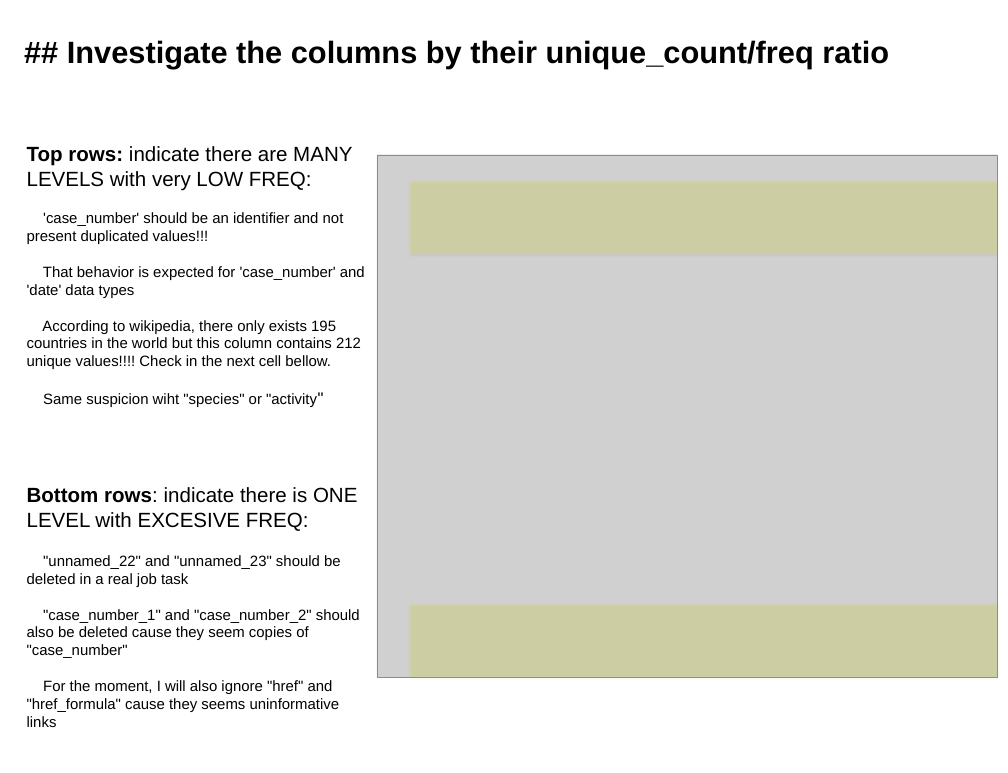
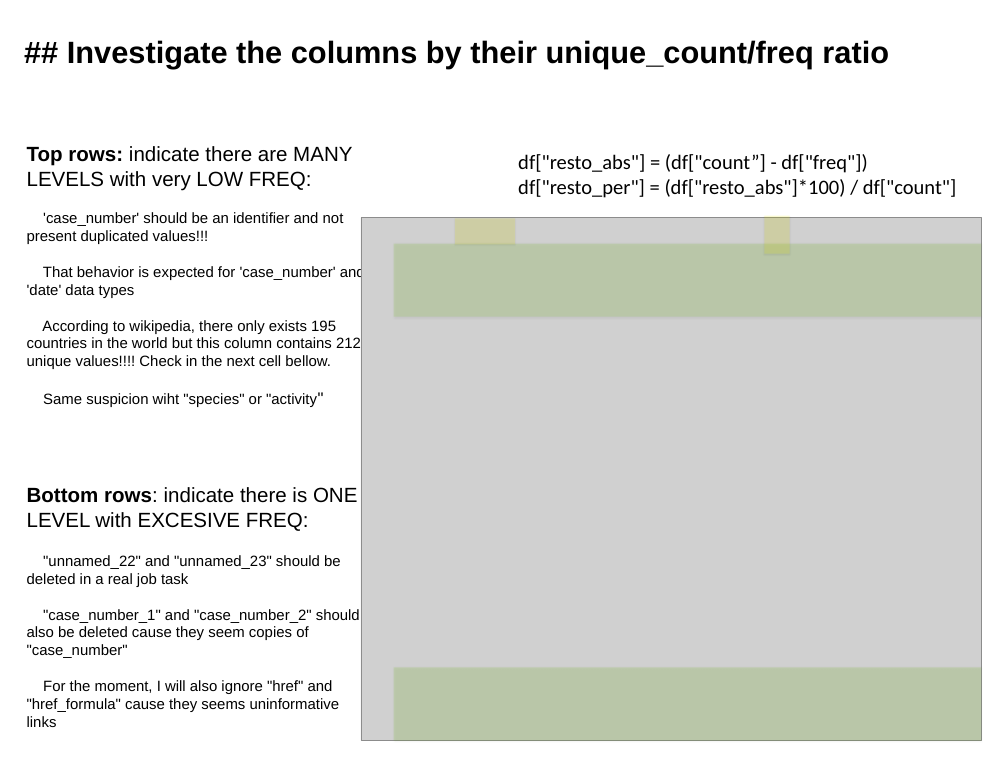
Before and after one commit to maluque/Data_Sharkleaner, a slide deck: slide 3 of mlg_cleaning.pptx. Drawn at 1008x773 pixels with LibreOffice and Linux fonts; fonts in the diff are those of the drawing; grey boxes stand for pictures. Boxes give left, top, right and bottom in pixels: in the first picture for what was removed or moved away, otherwise in the second. Text is boxed around its words. In the diff, an @@ line names an element or a change of style, - is before the commit and + after.

```diff
--- a/mlg_cleaning.pptx
+++ b/mlg_cleaning.pptx
@@ text added at bbox=[518, 154, 957, 198], 44 pt, text #000000 @@
+df["resto_abs"] = (df["count”] - df["freq"])
+df["resto_per"] = (df["resto_abs"]*100) / df["count"]
@@ picture: place and size @@
-picture at bbox=[377, 155, 997, 677]
+picture at bbox=[361, 217, 981, 740]
@@ rectangle added at bbox=[455, 218, 515, 244], fill #FFFF00 at 16% opacity @@
@@ rectangle added at bbox=[764, 216, 790, 254], fill #FFFF00 at 16% opacity @@
@@ rectangle: place and size @@
-rectangle at bbox=[410, 181, 998, 254]
+rectangle at bbox=[394, 244, 981, 317]
@@ rectangle at bbox=[394, 244, 981, 317]: fill #FFFF00 at 16% opacity to #81D31A at 16% opacity @@
@@ rectangle: place and size @@
-rectangle at bbox=[410, 604, 998, 678]
+rectangle at bbox=[394, 667, 981, 741]
@@ rectangle at bbox=[394, 667, 981, 741]: fill #FFFF00 at 16% opacity to #81D31A at 16% opacity @@
```
Also in this commit, not shown: 2 other slides changed, 1 other file.
